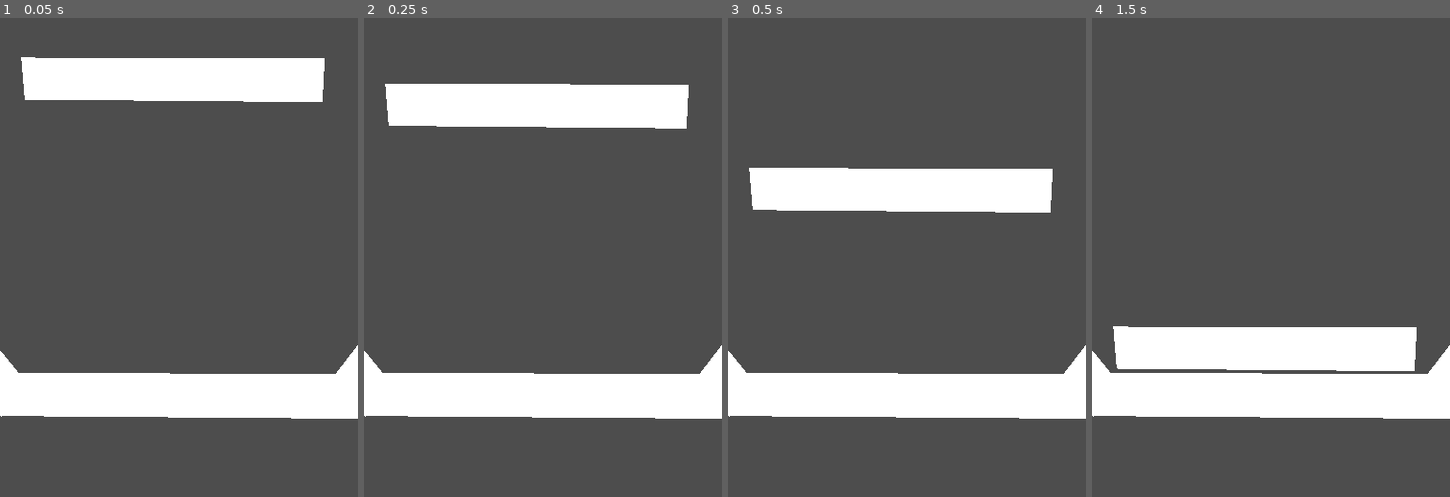
Above: before the commit, frames 1-4 (left to right).
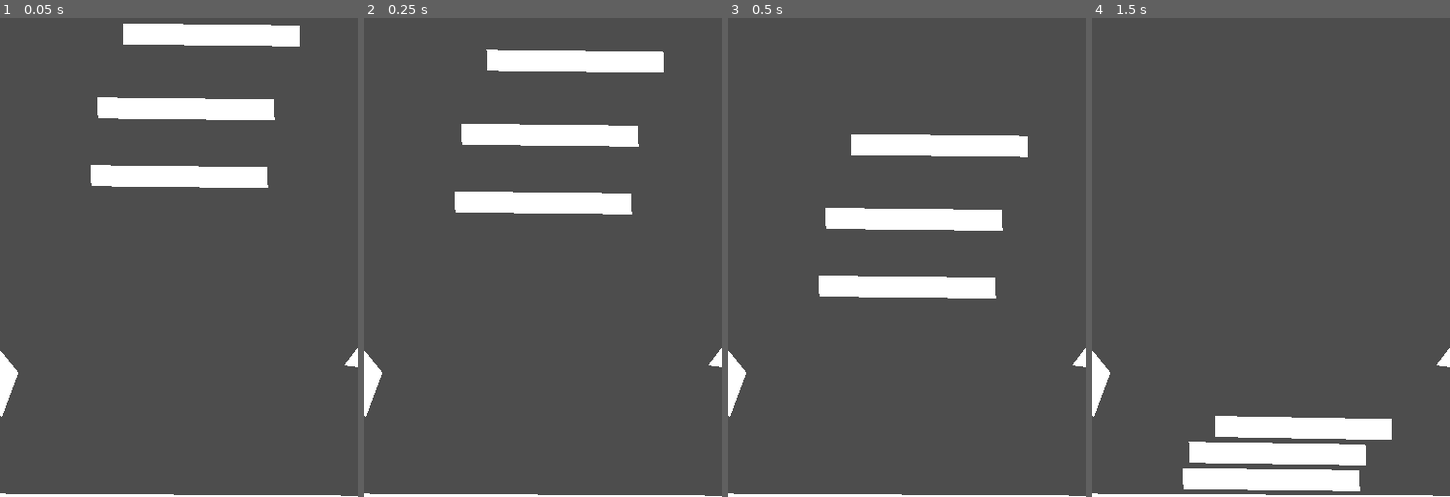
Above: after the commit, the same moments.

Repository: noahmacaulay/Burger
Game: Godot game, scene res://scene.tscn
The game is run twice, just before and just after one commit, with the same random seed, the same clock (stepped at 60 frames per second) and the same inputs.
Inputs (mouse positions are in pixels of both pictures, inside the frame that each line leads up to):
- Up to frame 1 (0.05 s): no input
- Up to frame 2 (0.25 s): no input
- Up to frame 3 (0.5 s): no input
- Up to frame 4 (1.5 s): move the mouse to (1349, 147) at 0.52 s; click (1349, 147) at 0.67 s; move the mouse to (1199, 209) at 1.27 s; click (1199, 209) at 1.42 s

The runs differ from the first frame. In frame 1, 23% of the frame differs, in the area x 0-100%, y 1-100%; in frame 2, 23%; in frame 3, 23%; in frame 4, 23%, in the area x 0-100%, y 64-100%.

Commit message:
pile of burgers

Diff:
--- a/Pickable.gd
+++ b/Pickable.gd
@@ -4,7 +4,7 @@
 
 var held = false
 
-func _on_input_event(viewport, event, shape_idx):
+func _input_event(viewport, event, shape_idx):
 	if event is InputEventMouseButton and event.button_index == MOUSE_BUTTON_LEFT:
 		if event.pressed:
 			print("cicked")
@@ -26,7 +26,7 @@
 	freeze = true
 	held = true
 
-func drop(impulse = Vector2.ZERO):
+func drop(impulse):
 	if held:
 		freeze = false
 		apply_central_impulse(impulse)
--- a/scene.tscn
+++ b/scene.tscn
@@ -4,7 +4,7 @@
 [ext_resource type="Script" path="res://Main.gd" id="1_6w10p"]
 
 [sub_resource type="RectangleShape2D" id="RectangleShape2D_whnis"]
-size = Vector2(320, 46.5)
+size = Vector2(183.588, 27.8146)
 
 [sub_resource type="RectangleShape2D" id="RectangleShape2D_v5tss"]
 size = Vector2(992, 49)
@@ -14,20 +14,21 @@
 script = ExtResource("1_6w10p")
 
 [node name="RigidBody2D" type="RigidBody2D" parent="." groups=["pickable"]]
-position = Vector2(179.013, 284.447)
+position = Vector2(221.573, 179.071)
 input_pickable = true
+freeze_mode = 1
 script = ExtResource("1_2vlhc")
 
 [node name="Polygon2D" type="Polygon2D" parent="RigidBody2D"]
 position = Vector2(-626, -322)
-polygon = PackedVector2Array(471, 243, 475, 287, 787, 287, 789, 241)
+polygon = PackedVector2Array(534.386, 311.8, 535.579, 333.79, 720.589, 334.174, 719.397, 312.184)
 
 [node name="CollisionShape2D" type="CollisionShape2D" parent="RigidBody2D"]
-position = Vector2(5, -56.25)
+position = Vector2(1.47894, -0.01297)
 shape = SubResource("RectangleShape2D_whnis")
 
 [node name="StaticBody2D" type="StaticBody2D" parent="."]
-position = Vector2(177.013, 521.447)
+position = Vector2(186.671, 648.394)
 
 [node name="Polygon2D" type="Polygon2D" parent="StaticBody2D"]
 position = Vector2(-135, -64)
@@ -40,7 +41,7 @@
 debug_color = Color(0.309804, 0.505882, 0.964706, 0.419608)
 
 [node name="StaticBody2D3" type="StaticBody2D" parent="."]
-position = Vector2(211.013, 377.447)
+position = Vector2(220.224, 368.09)
 
 [node name="Polygon2D" type="Polygon2D" parent="StaticBody2D3"]
 position = Vector2(-316.381, 148.836)
@@ -51,7 +52,7 @@
 position = Vector2(167.295, 139.185)
 rotation = 0.261799
 scale = Vector2(0.390588, 0.807808)
-polygon = PackedVector2Array(-43.2112, 29.5005, 335.552, -422.316, 402.836, -392.927, 73.8601, 20.741)
+polygon = PackedVector2Array(79.5203, 199.194, -366.424, -610.71, -223.6, -635, 162.034, 185.56)
 
 [node name="StaticBody2D2" type="StaticBody2D" parent="."]
 position = Vector2(-249.987, 460.447)
@@ -66,4 +67,32 @@
 position = Vector2(244, 96)
 rotation = -1.0472
 scale = Vector2(0.384687, 0.811906)
-polygon = PackedVector2Array(-43.2112, 29.5005, 335.552, -422.316, 402.836, -392.927, 73.8601, 20.741)
+polygon = PackedVector2Array(-292.596, 18.549, 1192.76, -417.456, 1298.56, -346.92, -231.229, 80.0428)
+
+[node name="RigidBody2D2" type="RigidBody2D" parent="." groups=["pickable"]]
+position = Vector2(187.893, 330.371)
+input_pickable = true
+freeze_mode = 1
+script = ExtResource("1_2vlhc")
+
+[node name="Polygon2D" type="Polygon2D" parent="RigidBody2D2"]
+position = Vector2(-624.859, -324.554)
+polygon = PackedVector2Array(534.386, 311.8, 535.579, 333.79, 720.589, 334.174, 719.397, 312.184)
+
+[node name="CollisionShape2D" type="CollisionShape2D" parent="RigidBody2D2"]
+position = Vector2(4.28983, -1.44916)
+shape = SubResource("RectangleShape2D_whnis")
+
+[node name="RigidBody2D3" type="RigidBody2D" parent="." groups=["pickable"]]
+position = Vector2(196.255, 257.296)
+input_pickable = true
+freeze_mode = 1
+script = ExtResource("1_2vlhc")
+
+[node name="Polygon2D" type="Polygon2D" parent="RigidBody2D3"]
+position = Vector2(-626.841, -322.537)
+polygon = PackedVector2Array(534.386, 311.8, 535.579, 333.79, 720.589, 334.174, 719.397, 312.184)
+
+[node name="CollisionShape2D" type="CollisionShape2D" parent="RigidBody2D3"]
+position = Vector2(1.52588e-05, 2.28882e-05)
+shape = SubResource("RectangleShape2D_whnis")
